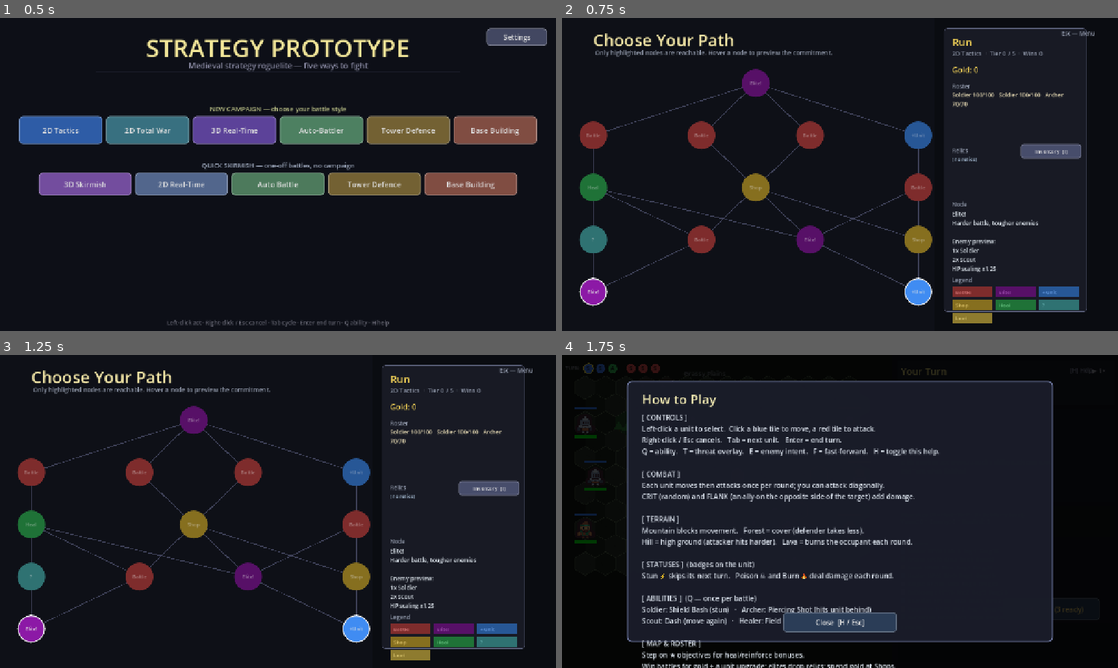
Above: before the commit, frames 1-4 (two rows, left to right).
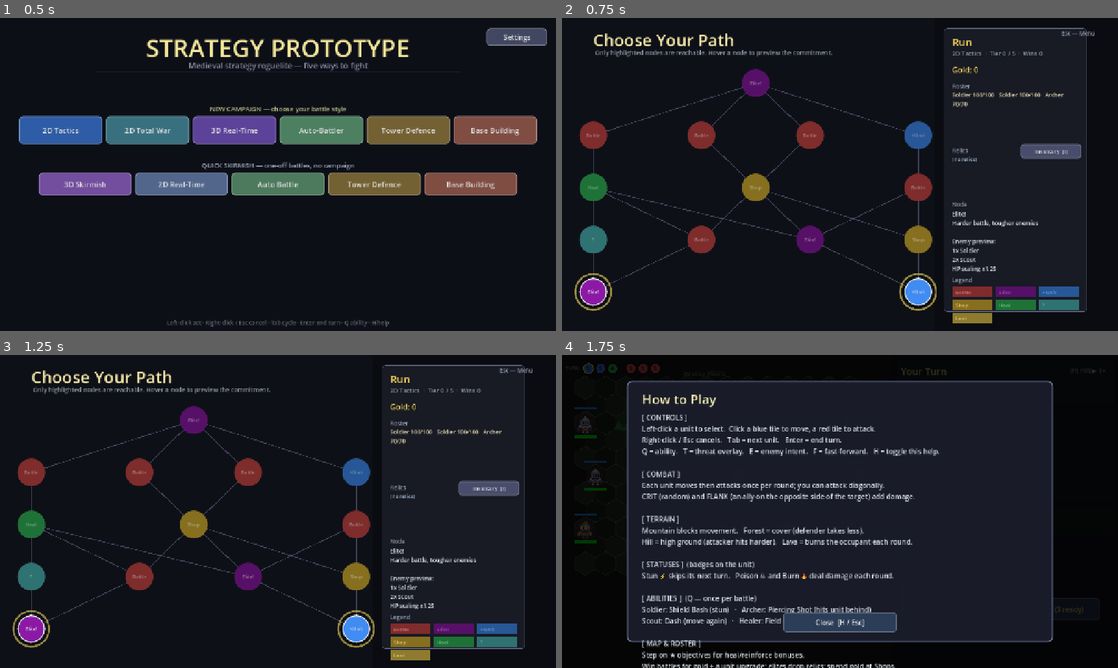
Above: after the commit, the same moments.

Repository: kabuumu/strategy-prototype
Game: Godot game, scene res://src/title/title.tscn
The game is run twice, just before and just after one commit, with the same random seed, the same clock (stepped at 60 frames per second) and the same inputs.
Inputs:
- Up to frame 1 (0.5 s): no input
- Up to frame 2 (0.75 s): click "2D Tactics" at 0.5 s
- Up to frame 3 (1.25 s): no input
- Up to frame 4 (1.75 s): click "Elite!" at 1.25 s

Frame 1 is identical in both runs. In frame 2, 0.3% of the frame differs, in the area x 2-68%, y 81-94%; in frame 3, 0.3%; in frame 4, nothing differs.

Commit message:
Polish: pulsing highlight on reachable map nodes
Reachable nodes now pulse with a gold ring (driven by _process) so the next
available choices stand out at a glance on the overworld map.

Co-Authored-By: Claude Opus 4.8 <noreply@anthropic.com>

Diff:
--- a/src/level_select/level_select.gd
+++ b/src/level_select/level_select.gd
@@ -246,6 +246,12 @@
 	add_child(root)
 	_settings_overlay = root
 
+var _pulse_t: float = 0.0
+
+func _process(delta: float) -> void:
+	_pulse_t += delta
+	queue_redraw()
+
 func _draw() -> void:
 	# Background
 	draw_rect(Rect2(0.0, 0.0, 1280.0, 720.0), UITheme.BG)
@@ -260,6 +266,15 @@
 			for j in GameManager.map_data[tier][i]["connections"]:
 				var to := Vector2(_node_x(j, to_count), TIER_Y[tier + 1])
 				draw_line(from, to, Color(0.36, 0.37, 0.50, 0.62), 2.0)
+	# Pulsing ring around the nodes you can move to next, so the choice pops.
+	var ct: int = GameManager.current_tier
+	if ct < GameManager.MAP_TIERS:
+		var count: int = GameManager.map_data[ct].size()
+		var pulse: float = 0.5 + 0.5 * sin(_pulse_t * 4.0)
+		for idx in GameManager.get_reachable_indices():
+			var c := Vector2(_node_x(int(idx), count), TIER_Y[ct])
+			draw_arc(c, NODE_R + 6.0 + pulse * 4.0, 0.0, TAU, 40,
+				Color(0.95, 0.85, 0.35, 0.30 + pulse * 0.40), 3.0, true)
 
 # ---------------------------------------------------------------------------
 # Build UI
